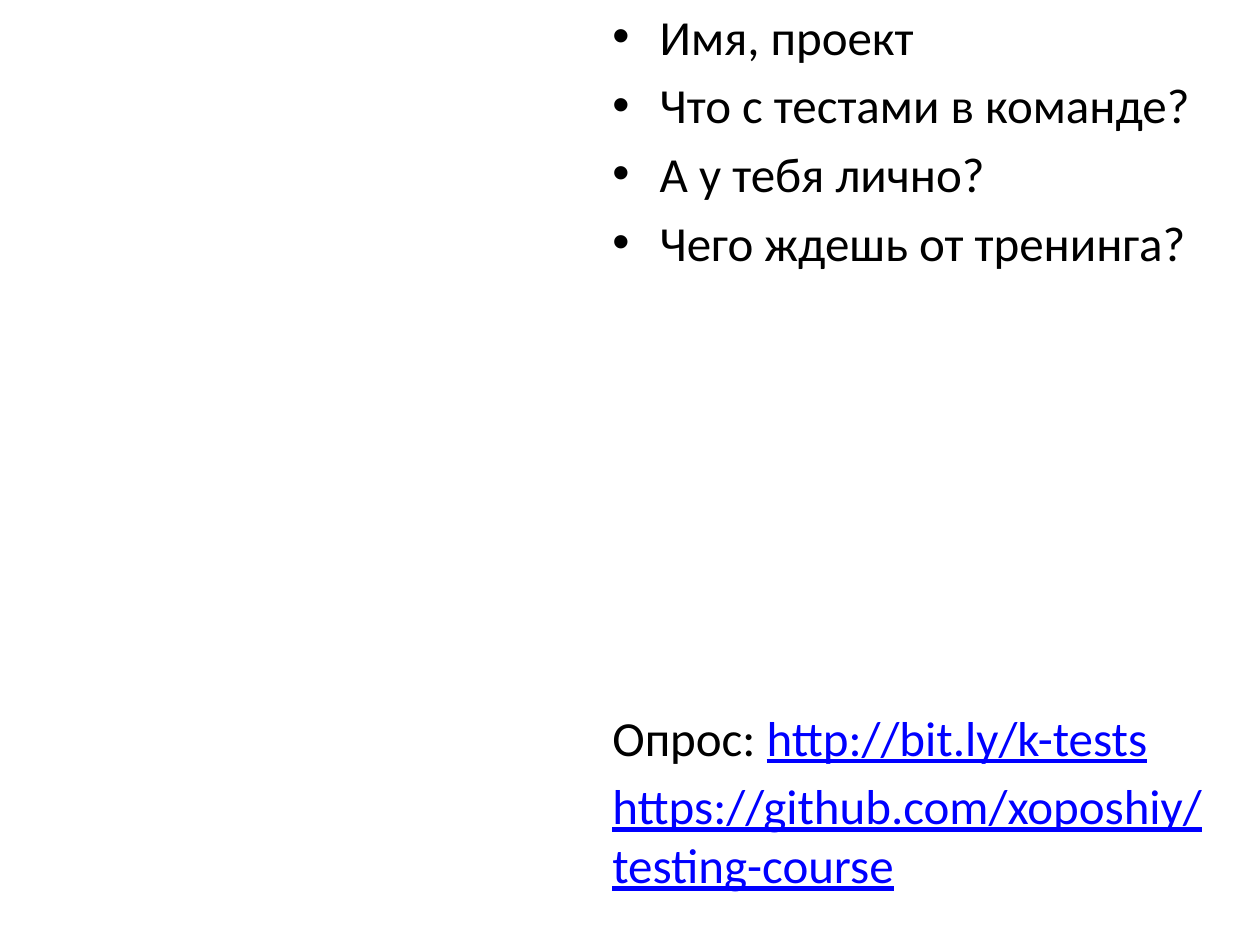
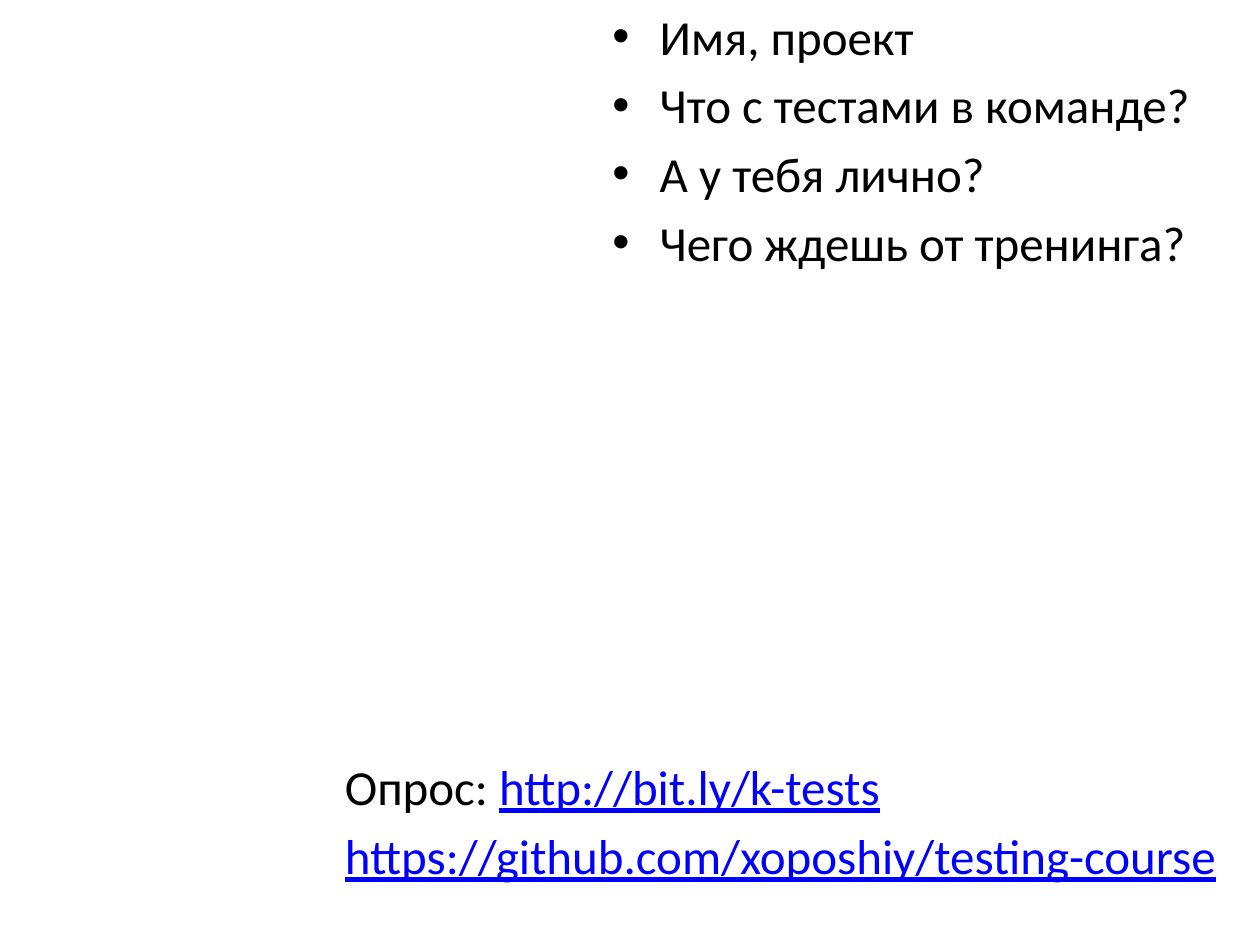
Before and after one commit to xoposhiy/testing-course, a slide deck: slide 2 of day1.pptx. Drawn at 1260x945 pixels with LibreOffice and Linux fonts; fonts in the diff are those of the drawing; background and template pictures are left out. Boxes give left, top, right and bottom in pixels: in the first picture for what was removed or moved away, otherwise in the second. Text is boxed around its words. In the diff, an @@ line names an element or a change of style, - is before the commit and + after.

```diff
--- a/day1.pptx
+++ b/day1.pptx
@@ text "Опрос: http://bit.ly/k-tests" rewrapped from [612,722,1201,892] to [345,771,1216,883] @@
```
Also in this commit, not shown: 3 other slides changed, 1 other file.
